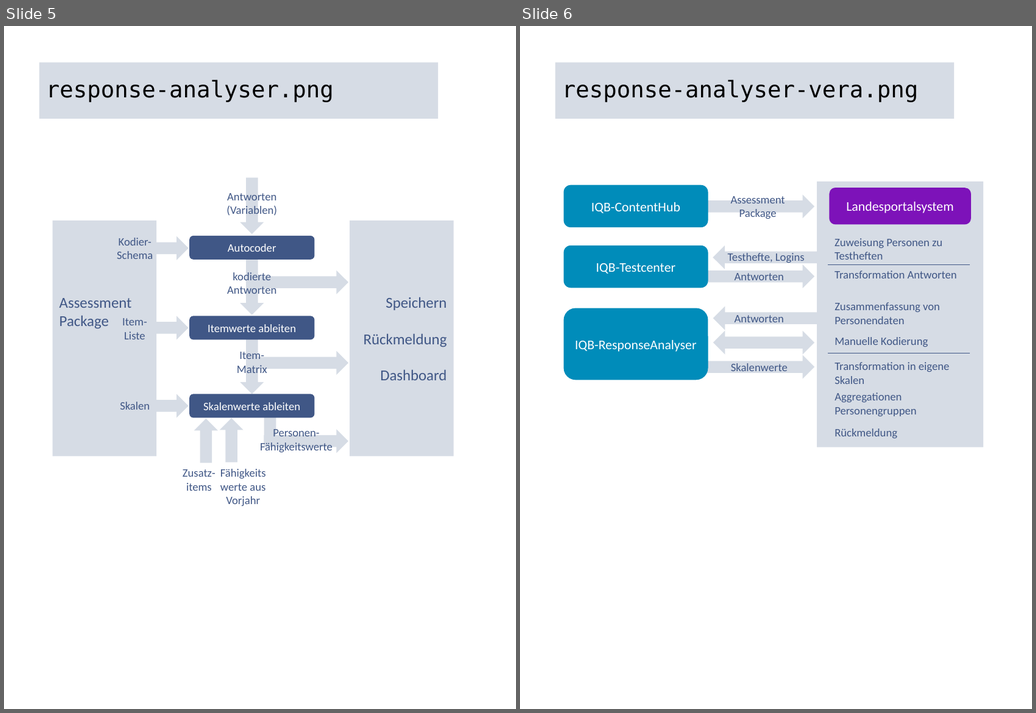
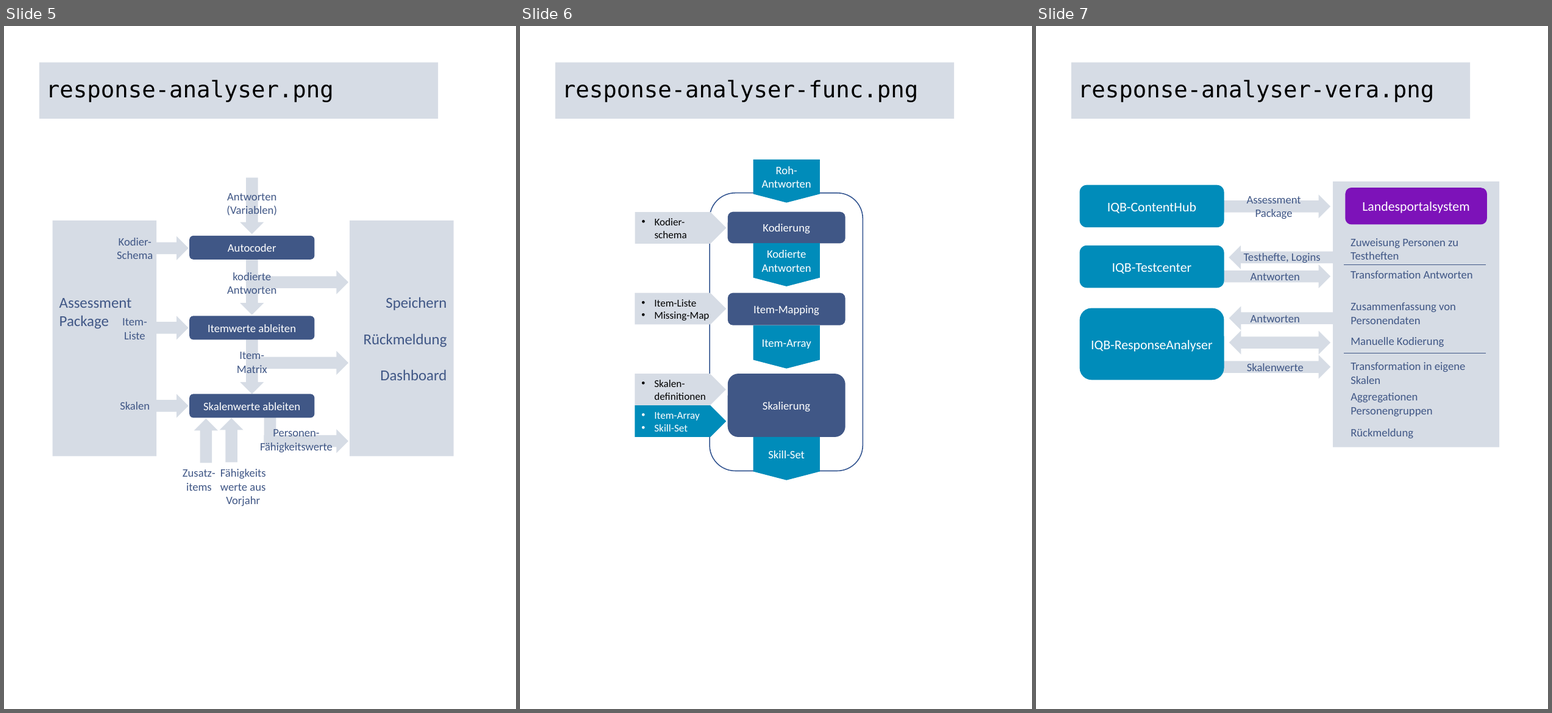
Before and after one commit to iqb-berlin/rising-stars, a slide deck: assets/figures.pptx. Shown side by side, each under a label of ours: slides 5 and 6 before the commit, slides 5, 6 and 7 after it. The pictures are 1036x713 and 1552x713 pixels, drawn with LibreOffice and Linux fonts; fonts in the diff are those of the drawing. Boxes give left, top, right and bottom in pixels: in the first picture for what was removed or moved away, otherwise in the second. Text is boxed around its words. In the diff, an @@ line names an element or a change of style, - is before the commit and + after.

Commit message:
Update ResponseAnalyser

```diff
--- a/assets/figures.pptx
+++ b/assets/figures.pptx
@@ slide 6 added at (x1=520, y1=26, x2=1032, y2=709), background #FFFFFF @@
@@ title added at (x1=555, y1=62, x2=954, y2=119), fill #D6DCE5, 24 pt, text #000000 @@
+response-analyser-func.png
@@ flow chart offpage connector added at (x1=754, y1=159, x2=820, y2=202), fill #008CBA, 12 pt, text #FFFFFF @@
+Roh-
+Antworten
@@ rounded rectangle added at (x1=710, y1=193, x2=863, y2=471), outline #325491 1 pt @@
@@ pentagon arrow added at (x1=635, y1=212, x2=726, y2=243), fill #D6DCE5, 11 pt, text #000000 @@
+• Kodier-schema
@@ rounded rectangle added at (x1=727, y1=212, x2=845, y2=243), fill #405786, 12 pt, text #FFFFFF @@
+Kodierung
@@ flow chart offpage connector added at (x1=754, y1=243, x2=820, y2=286), fill #008CBA, 12 pt, text #FFFFFF @@
+Kodierte
+Antworten
@@ pentagon arrow added at (x1=635, y1=293, x2=726, y2=324), fill #D6DCE5, 11 pt, text #000000 @@
+• Item-Liste
+• Missing-Map
@@ rounded rectangle added at (x1=727, y1=293, x2=845, y2=326), fill #405786, 12 pt, text #FFFFFF @@
+Item-Mapping
@@ flow chart offpage connector added at (x1=754, y1=326, x2=820, y2=368), fill #008CBA, 12 pt, text #FFFFFF @@
+Item-Array
@@ pentagon arrow added at (x1=635, y1=374, x2=726, y2=405), fill #D6DCE5, 11 pt, text #000000 @@
+• Skalen-definitionen
@@ rounded rectangle added at (x1=727, y1=374, x2=845, y2=437), fill #405786, 12 pt, text #FFFFFF @@
+Skalierung
@@ pentagon arrow added at (x1=635, y1=405, x2=726, y2=437), fill #008CBA, 11 pt, text #FFFFFF @@
+• Item-Array
+• Skill-Set
@@ flow chart offpage connector added at (x1=754, y1=437, x2=820, y2=480), fill #008CBA, 12 pt, text #FFFFFF @@
+Skill-Set
@@ what was slide 6 is now slide 7 @@
```
Also in this commit, not shown: 3 other files.
